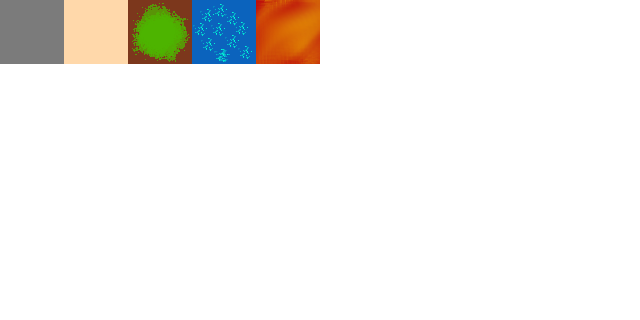
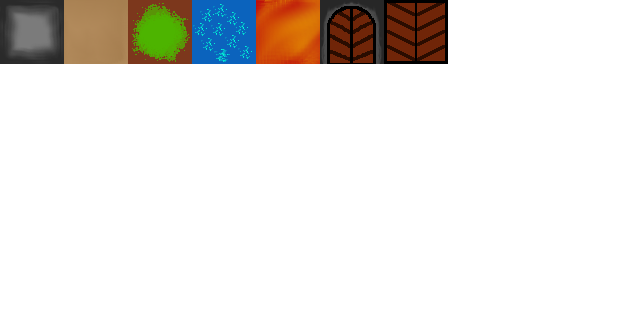
Layer changes from the first 640px x 320px image to the second:
added layer "Door2" above "Door1" over (x1=384, y1=0, x2=448, y2=64)
added layer "Door1" above "Wall" over (x1=320, y1=0, x2=384, y2=64)
painted on "Wall" over (x1=0, y1=0, x2=64, y2=64)
painted on "Floor" over (x1=64, y1=0, x2=128, y2=64)
hid "Background" over (x1=0, y1=0, x2=448, y2=64)
